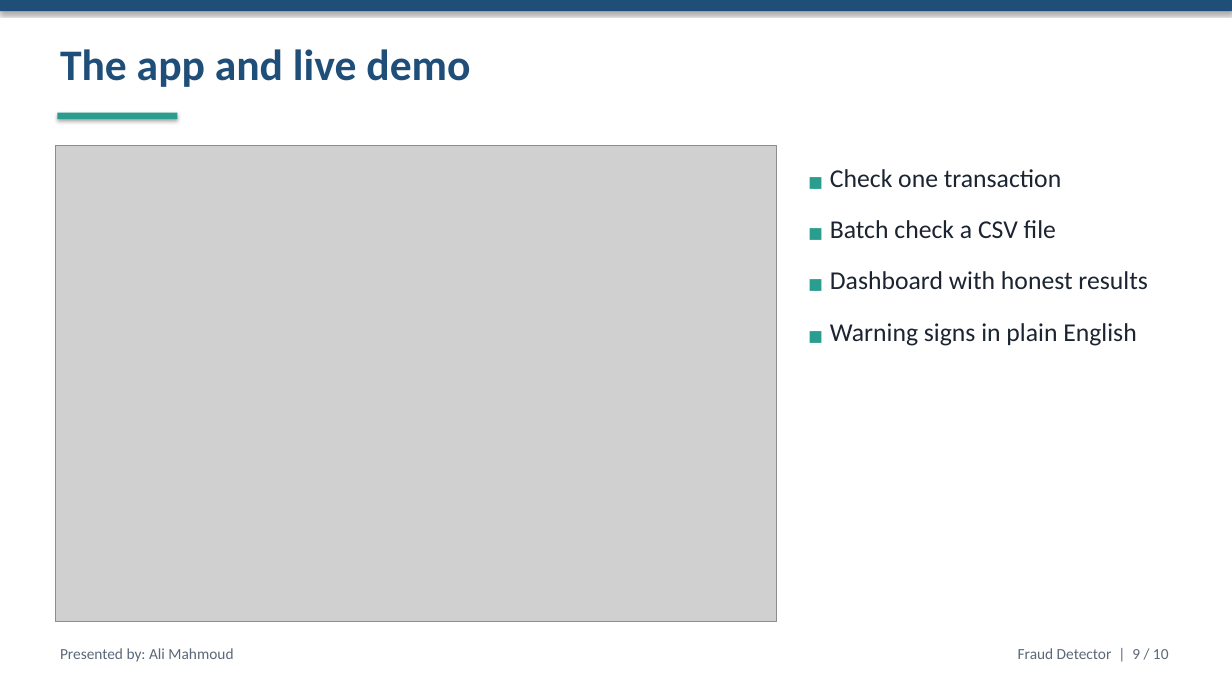
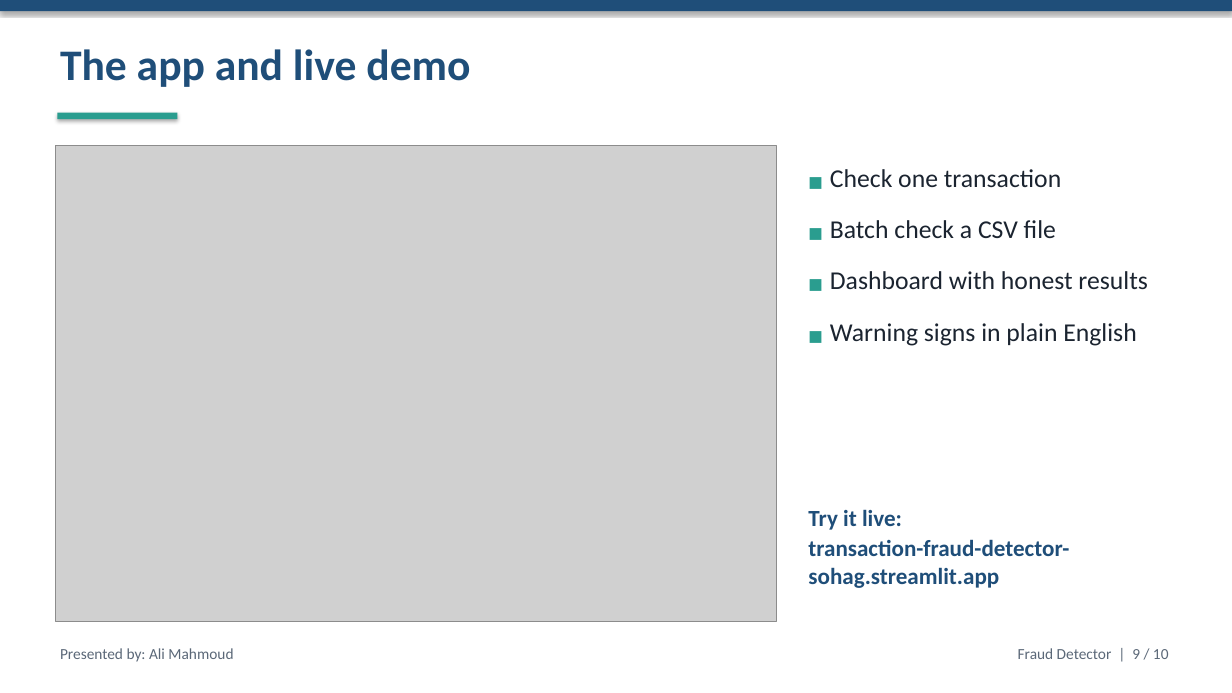
Before and after one commit to moazfarag1/fraud-detection-app, a slide deck: slide 9 of slides/Fraud_Detector.pptx. Drawn at 1232x693 pixels with LibreOffice and Linux fonts; fonts in the diff are those of the drawing; grey boxes stand for pictures. Boxes give left, top, right and bottom in pixels: in the first picture for what was removed or moved away, otherwise in the second. Text is boxed around its words. In the diff, an @@ line names an element or a change of style, - is before the commit and + after.

Commit message:
Add live app link to config, slides, reports, README and demo script

```diff
--- a/slides/Fraud_Detector.pptx
+++ b/slides/Fraud_Detector.pptx
@@ text added at (x1=808, y1=509, x2=1069, y2=588), 18 pt, text #1F4E79, bold @@
+Try it live:
+transaction-fraud-detector-sohag.streamlit.app
```
Also in this commit, not shown: 10 other files.
